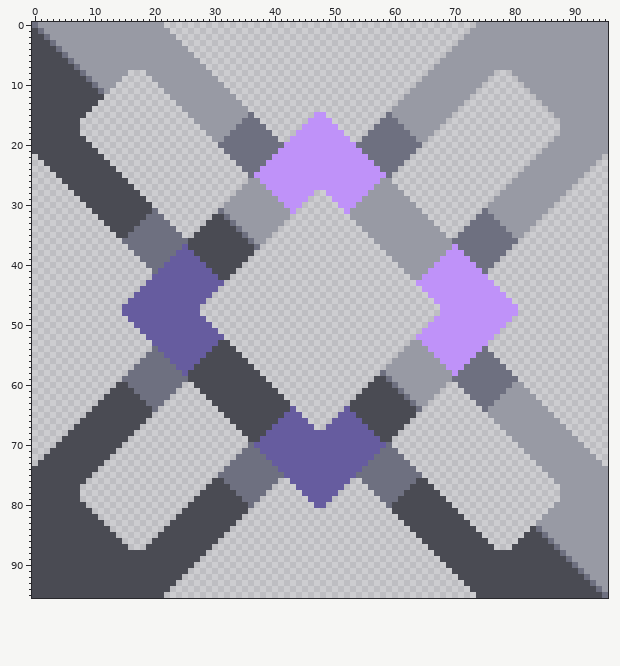
File history of a sprite sheet, core/assets-raw/sprites/blocks/units/ship-refabricator-top.png. The picture above was drawn from the file before the commit.
The file is 96x96 pixels.
After:
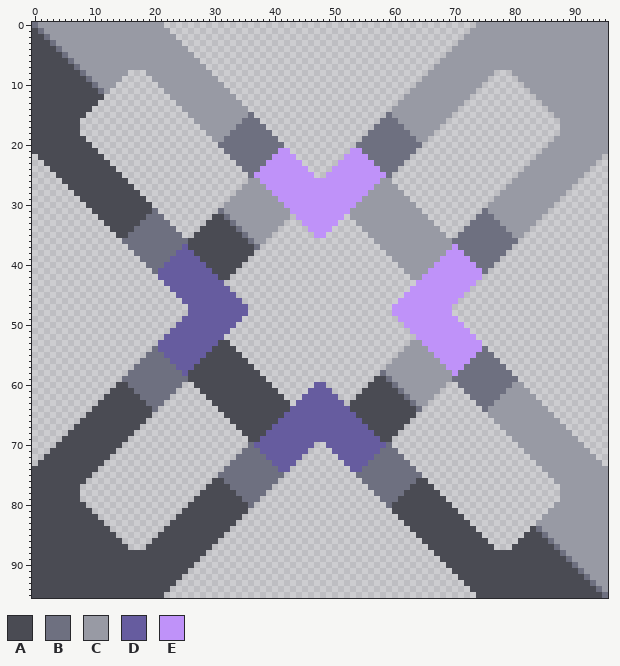
Palette (. is transparent): A #4a4b53  B #6e7080  C #989aa4  D #665c9f  E #bf92f9
Edits made:
Changed rows in their new state; - is an unchanged pixel.
first column x 42:
15 -----..-----
16 ----....----
17 ---......---
18 --........--
19 -..........-
20 ............
21 -..........-
22 --........--
23 ---......---
24 ----....----
25 -----..-----
28 -----EE-----
29 ----EEEE----
30 ---EEEEEE---
31 --EEEEEEEE--
32 --EEEEEEEE--
33 ---EEEEEE---
34 ----EEEE----
35 -----EE-----
first column x 15:
42 -----.------------------------------------------------------.-----
43 ----...----------------------------------------------------...----
44 ---.....--------DD------------------------------EE--------.....---
45 --.......------DDDD----------------------------EEEE------.......--
46 -.........----DDDDDD--------------------------EEEEEE----.........-
47 ...........--DDDDDDDD------------------------EEEEEEEE--...........
48 ...........--DDDDDDDD------------------------EEEEEEEE--...........
49 -.........----DDDDDD--------------------------EEEEEE----.........-
50 --.......------DDDD----------------------------EEEE------.......--
51 ---.....--------DD------------------------------EE--------.....---
52 ----...----------------------------------------------------...----
53 -----.------------------------------------------------------.-----
first column x 42:
60 -----DD-----
61 ----DDDD----
62 ---DDDDDD---
63 --DDDDDDDD--
64 --DDDDDDDD--
65 ---DDDDDD---
66 ----DDDD----
67 -----DD-----
70 -----..-----
71 ----....----
72 ---......---
73 --........--
74 -..........-
75 ............
76 -..........-
77 --........--
78 ---......---
79 ----....----
80 -----..-----
Changed places in both pictures, as pixel boxes (x1, y1, x2, y2):
changed: (284, 112, 356, 238)
changed: (122, 274, 248, 346)
changed: (392, 274, 518, 346)
changed: (284, 382, 356, 508)
